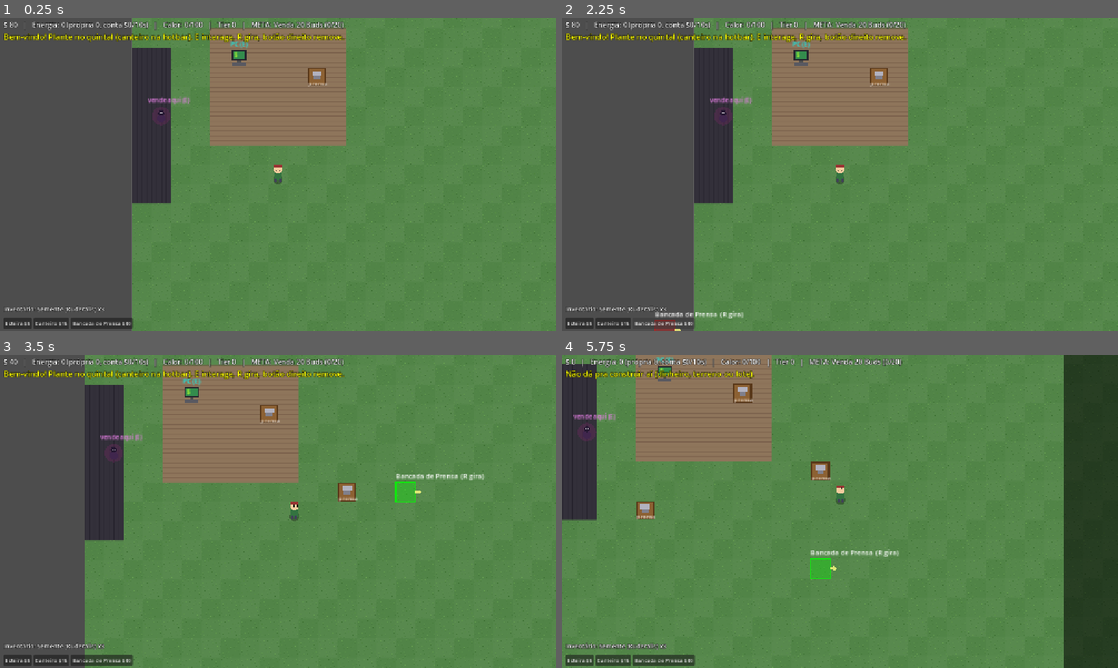
Above: before the commit, frames 1-4 (two rows, left to right).
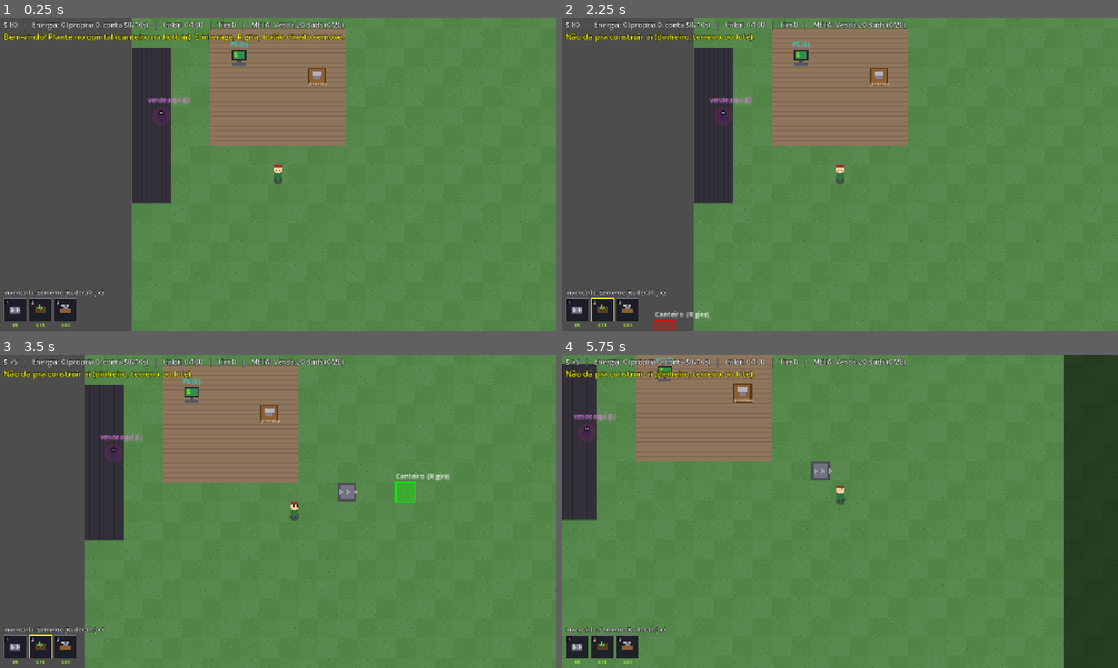
Above: after the commit, the same moments.

Repository: HendryGabriel/canabisprojectbrasiliangame
Game: Godot game, scene res://src/main.tscn
Two runs of this game, one before a commit and one after it. Both use one fixed random seed, a clock stepped at 60 frames per second and the inputs below.
Inputs (mouse positions are in pixels of both pictures, inside the frame that each line leads up to):
- Up to frame 1 (0.25 s): no input
- Up to frame 2 (2.25 s): click (578, 324) at 0.5 s, where only the run before the commit has a clickable "Esteira $5"; click (612, 324) at 1.25 s, where only the run before the commit has a clickable "Canteiro $15"; click (662, 324) at 2 s, where only the run before the commit has a clickable "Bancada de Prensa $40"
- Up to frame 3 (3.5 s): tap Enter at 2.75 s; move the mouse to (400, 495) at 2.77 s; hold D from 2.78 s (still down); tap 1 at 2.85 s; click (400, 495) at 2.92 s; tap 2 at 3.05 s
- Up to frame 4 (5.75 s): move the mouse to (728, 527) at 3.52 s; release D at 3.53 s; hold S 3.53-4.28 s; tap 2 at 3.6 s; click (728, 527) at 3.67 s; tap 3 at 3.8, 4.35 s; move the mouse to (895, 442) at 4.27 s; hold D 4.28-5.03 s; click (895, 442) at 4.42 s; tap 4 at 4.55, 5.1 s; move the mouse to (812, 574) at 5.02 s; hold W from 5.03 s (still down); click (812, 574) at 5.17 s; tap 5 at 5.3 s

The runs differ from the first frame. In frame 1, 1.5% of the frame differs, in the area x 0-24%, y 86-100%; in frame 2, 2.4%; in frame 3, 2.8%; in frame 4, 3.6%, in the area x 0-62%, y 1-100%.

Commit message:
feat: hotbar com icones e atalhos numericos
Novo src/icons.gd: icone procedural para cada predio construivel,
compartilhado entre a hotbar e as maquinas do mundo (um desenho so).
Hotbar estilo Factorio: slots com icone, badge do numero (1-9, 0),
preco (verde se da pra pagar, vermelho se nao), borda amarela no
selecionado, tooltip com nome/custo/tamanho/energia, clique ou tecla
numerica seleciona (de novo = solta).

Co-Authored-By: Claude Opus 4.8 <noreply@anthropic.com>

Diff:
--- /dev/null
+++ b/src/icons.gd
@@ -0,0 +1,141 @@
+extends Object
+# Icones procedurais dos predios: usados na hotbar (ui.gd) e nas maquinas do mundo
+# (render.gd). Um desenho so por tipo - sprites depois substituem aqui.
+
+static func desenha(ci: CanvasItem, t: String, c: Vector2, s: float = 1.0, caixa: bool = true) -> void:
+	# caixa=false: so o simbolo (usado nas maquinas do mundo, que ja tem chassi proprio)
+	match t:
+		"esteira":
+			ci.draw_rect(Rect2(c - Vector2(12, 9) * s, Vector2(24, 18) * s), Color(0.28, 0.28, 0.32), true)
+			ci.draw_rect(Rect2(c - Vector2(12, 6) * s, Vector2(24, 12) * s), Color(0.48, 0.48, 0.54), true)
+			for i in 2:
+				var b := c + Vector2((i * 12 - 6) * s, 0)
+				ci.draw_colored_polygon(PackedVector2Array([b + Vector2(5, 0) * s, b + Vector2(-3, 6) * s, b + Vector2(-3, -6) * s]), Color(0.78, 0.78, 0.84))
+		"cano":
+			ci.draw_line(c + Vector2(-11, 4) * s, c + Vector2(3, 4) * s, Color(0.55, 0.55, 0.60), 9.0 * s)
+			ci.draw_line(c + Vector2(3, 4) * s, c + Vector2(3, -10) * s, Color(0.55, 0.55, 0.60), 9.0 * s)
+			ci.draw_line(c + Vector2(-11, 4) * s, c + Vector2(3, 4) * s, Color(0.25, 0.60, 0.90), 5.0 * s)
+			ci.draw_line(c + Vector2(3, 4) * s, c + Vector2(3, -10) * s, Color(0.25, 0.60, 0.90), 5.0 * s)
+			ci.draw_circle(c + Vector2(3, 4) * s, 5.0 * s, Color(0.62, 0.62, 0.68))
+		"poco":
+			ci.draw_circle(c, 11 * s, Color(0.48, 0.48, 0.52))
+			ci.draw_circle(c, 7.5 * s, Color(0.22, 0.22, 0.26))
+			ci.draw_circle(c, 5.5 * s, Color(0.20, 0.45, 0.78))
+			ci.draw_rect(Rect2(c - Vector2(2, 16) * s, Vector2(4, 6) * s), Color(0.5, 0.35, 0.2), true)
+		"canteiro":
+			ci.draw_rect(Rect2(c - Vector2(11, 8) * s, Vector2(22, 16) * s), Color(0.36, 0.25, 0.14), true)
+			ci.draw_line(c + Vector2(-8, 0) * s, c + Vector2(8, 0) * s, Color(0.28, 0.18, 0.10), 2.0 * s)
+			_folha(ci, c + Vector2(0, 2) * s, 10.0 * s, Color(0.40, 0.75, 0.35))
+		"bancada":
+			ci.draw_rect(Rect2(c - Vector2(12, 4) * s, Vector2(24, 10) * s), Color(0.55, 0.38, 0.20), true)
+			ci.draw_rect(Rect2(c - Vector2(9, 14) * s, Vector2(18, 6) * s), Color(0.70, 0.70, 0.76), true)
+			ci.draw_rect(Rect2(c - Vector2(4, 8) * s, Vector2(8, 5) * s), Color(0.52, 0.52, 0.58), true)
+			ci.draw_line(c + Vector2(0, -14) * s, c + Vector2(0, -8) * s, Color(0.35, 0.35, 0.40), 3.0 * s)
+		"maq_pura":
+			if caixa:
+				_caixa(ci, c, s, Color(0.42, 0.55, 0.30))
+			_folha(ci, c + Vector2(0, 7) * s, 13.0 * s, Color(0.55, 0.88, 0.40))
+		"maq_semente":
+			if caixa:
+				_caixa(ci, c, s, Color(0.45, 0.52, 0.25))
+			ci.draw_circle(c, 5 * s, Color(0.45, 0.30, 0.15))
+			ci.draw_circle(c + Vector2(1.5, -1.5) * s, 2 * s, Color(0.68, 0.52, 0.32))
+		"estufa_mini", "estufa_grande":
+			var w := (10.0 if t == "estufa_mini" else 13.0) * s
+			ci.draw_colored_polygon(PackedVector2Array([c + Vector2(-w, -2 * s), c + Vector2(0, -12 * s), c + Vector2(w, -2 * s)]), Color(0.80, 0.92, 0.95))
+			ci.draw_rect(Rect2(c + Vector2(-w, -2 * s), Vector2(w * 2, 12 * s)), Color(0.65, 0.85, 0.90, 0.85), true)
+			ci.draw_line(c + Vector2(0, -2 * s), c + Vector2(0, 10 * s), Color.WHITE, 1.5)
+			_folha(ci, c + Vector2(0, 9) * s, 7.0 * s, Color(0.30, 0.65, 0.30))
+		"maq_blend":
+			if caixa:
+				_caixa(ci, c, s, Color(0.65, 0.45, 0.20))
+			ci.draw_line(c + Vector2(-8, -6) * s, c + Vector2(8, 6) * s, Color.WHITE, 3.0 * s)
+			ci.draw_line(c + Vector2(-8, 6) * s, c + Vector2(8, -6) * s, Color(1, 0.8, 0.4), 3.0 * s)
+		"maq_baseado":
+			if caixa:
+				_caixa(ci, c, s, Color(0.70, 0.65, 0.45))
+			ci.draw_colored_polygon(PackedVector2Array([c + Vector2(-9, 6) * s, c + Vector2(9, -2) * s, c + Vector2(7, -6) * s, c + Vector2(-9, 2) * s]), Color.WHITE)
+			ci.draw_circle(c + Vector2(-9, 4) * s, 2.5 * s, Color.ORANGE)
+		"maq_haxixe":
+			if caixa:
+				_caixa(ci, c, s, Color(0.42, 0.28, 0.14))
+			ci.draw_rect(Rect2(c - Vector2(8, 5) * s, Vector2(16, 10) * s), Color(0.28, 0.17, 0.08), true)
+			ci.draw_rect(Rect2(c - Vector2(8, 5) * s, Vector2(16, 10) * s), Color(0.5, 0.35, 0.2), false, 1.5)
+		"maq_ice":
+			if caixa:
+				_caixa(ci, c, s, Color(0.45, 0.65, 0.75))
+			for i in 3:
+				var ang := i * PI / 3
+				ci.draw_line(c - Vector2(cos(ang), sin(ang)) * 8 * s, c + Vector2(cos(ang), sin(ang)) * 8 * s, Color.WHITE, 2.0 * s)
+		"maq_cbd":
+			if caixa:
+				_caixa(ci, c, s, Color(0.25, 0.55, 0.50))
+			ci.draw_circle(c + Vector2(0, 3) * s, 5 * s, Color(0.75, 0.95, 0.85))
+			ci.draw_colored_polygon(PackedVector2Array([c + Vector2(0, -9) * s, c + Vector2(-4.5, -1) * s, c + Vector2(4.5, -1) * s]), Color(0.75, 0.95, 0.85))
+		"extrator_madeira":
+			if caixa:
+				_caixa(ci, c, s, Color(0.45, 0.32, 0.18))
+			ci.draw_circle(c, 7 * s, Color(0.75, 0.75, 0.78))
+			for i in 8:
+				var ang := i * PI / 4
+				ci.draw_circle(c + Vector2(cos(ang), sin(ang)) * 7 * s, 1.5 * s, Color(0.55, 0.55, 0.58))
+			ci.draw_circle(c, 2 * s, Color(0.4, 0.4, 0.44))
+		"fab_seda":
+			if caixa:
+				_caixa(ci, c, s, Color(0.72, 0.72, 0.68))
+			ci.draw_rect(Rect2(c - Vector2(5, 7) * s, Vector2(10, 14) * s), Color.WHITE, true)
+			ci.draw_line(c + Vector2(-3, -3) * s, c + Vector2(3, -3) * s, Color(0.6, 0.6, 0.6), 1.0)
+			ci.draw_line(c + Vector2(-3, 0) * s, c + Vector2(3, 0) * s, Color(0.6, 0.6, 0.6), 1.0)
+			ci.draw_line(c + Vector2(-3, 3) * s, c + Vector2(3, 3) * s, Color(0.6, 0.6, 0.6), 1.0)
+		"fab_gelo":
+			if caixa:
+				_caixa(ci, c, s, Color(0.60, 0.75, 0.85))
+			ci.draw_rect(Rect2(c - Vector2(6, 6) * s, Vector2(12, 12) * s), Color(0.80, 0.92, 1.0, 0.9), true)
+			ci.draw_rect(Rect2(c - Vector2(6, 6) * s, Vector2(12, 12) * s), Color.WHITE, false, 1.5)
+		"extrator_areia":
+			if caixa:
+				_caixa(ci, c, s, Color(0.70, 0.60, 0.40))
+			ci.draw_line(c + Vector2(-4, 8) * s, c + Vector2(2, -4) * s, Color(0.5, 0.35, 0.2), 2.5 * s)
+			ci.draw_colored_polygon(PackedVector2Array([c + Vector2(0, -8) * s, c + Vector2(7, -5) * s, c + Vector2(2, -2) * s]), Color(0.72, 0.72, 0.78))
+		"fornalha":
+			if caixa:
+				_caixa(ci, c, s, Color(0.45, 0.30, 0.25))
+			ci.draw_rect(Rect2(c - Vector2(8, 3) * s, Vector2(16, 10) * s), Color(0.15, 0.10, 0.10), true)
+			ci.draw_colored_polygon(PackedVector2Array([c + Vector2(-5, 7) * s, c + Vector2(0, -3) * s, c + Vector2(5, 7) * s]), Color(1.0, 0.55, 0.10))
+			ci.draw_colored_polygon(PackedVector2Array([c + Vector2(-2, 7) * s, c + Vector2(0, 1) * s, c + Vector2(2, 7) * s]), Color(1.0, 0.85, 0.30))
+		"gerador":
+			if caixa:
+				_caixa(ci, c, s, Color(0.30, 0.30, 0.28))
+			ci.draw_colored_polygon(PackedVector2Array([c + Vector2(2, -10) * s, c + Vector2(-6, 2) * s, c + Vector2(-1, 2) * s, c + Vector2(-3, 10) * s, c + Vector2(6, -2) * s, c + Vector2(1, -2) * s]), Color.YELLOW)
+		"solar":
+			ci.draw_rect(Rect2(c - Vector2(11, 9) * s, Vector2(22, 18) * s), Color(0.12, 0.16, 0.35), true)
+			for i in range(1, 3):
+				ci.draw_line(c + Vector2(-11 + 22 * i / 3.0, -9) * s, c + Vector2(-11 + 22 * i / 3.0, 9) * s, Color(0.4, 0.5, 0.8), 1.5)
+			ci.draw_line(c + Vector2(-11, 0) * s, c + Vector2(11, 0) * s, Color(0.4, 0.5, 0.8), 1.5)
+			ci.draw_line(c + Vector2(-8, -5) * s, c + Vector2(-4, -9) * s, Color(0.9, 0.95, 1.0), 2.0)
+		"filtro":
+			if caixa:
+				_caixa(ci, c, s, Color(0.28, 0.28, 0.32))
+			for i in 3:
+				var a := i * TAU / 3 + 0.5
+				ci.draw_colored_polygon(PackedVector2Array([c, c + Vector2(cos(a), sin(a)) * 8 * s, c + Vector2(cos(a + 0.5), sin(a + 0.5)) * 8 * s]), Color(0.62, 0.62, 0.68))
+			ci.draw_circle(c, 2.5 * s, Color(0.18, 0.18, 0.20))
+		_:
+			ci.draw_circle(c, 9 * s, Color.GRAY)
+
+
+static func _caixa(ci: CanvasItem, c: Vector2, s: float, cor: Color) -> void:
+	# chassi padrao de maquina, atras do icone
+	ci.draw_rect(Rect2(c - Vector2(12, 11) * s, Vector2(24, 22) * s), cor.darkened(0.3), true)
+	ci.draw_rect(Rect2(c - Vector2(10, 9) * s, Vector2(20, 18) * s), cor, true)
+	ci.draw_rect(Rect2(c - Vector2(12, 11) * s, Vector2(24, 22) * s), cor.lightened(0.25), false, 1.5)
+
+
+static func _folha(ci: CanvasItem, base: Vector2, altura: float, cor: Color) -> void:
+	ci.draw_line(base, base + Vector2(0, -altura), Color(0.25, 0.40, 0.15), 2.0)
+	for i in 3:
+		var h := altura * (0.35 + i * 0.3)
+		var w := altura * (0.55 - i * 0.12)
+		var o := base + Vector2(0, -h)
+		ci.draw_colored_polygon(PackedVector2Array([o, o + Vector2(-w, -3), o + Vector2(-w * 0.5, -6)]), cor)
+		ci.draw_colored_polygon(PackedVector2Array([o, o + Vector2(w, -3), o + Vector2(w * 0.5, -6)]), cor)
--- a/src/render.gd
+++ b/src/render.gd
@@ -4,6 +4,7 @@
 # sem tocar na simulacao.
 
 const TILE := 32
+const Icons := preload("res://src/icons.gd")
 
 # cor base por cepa (folha/bud/chip nas maquinas)
 const COR_CEPA := {
@@ -309,50 +310,8 @@
 	_badge_saida(e, px)
 
 
-func _icone_maquina(t: String, c: Vector2, px: Rect2) -> void:
-	match t:
-		"maq_pura":     # folha grande
-			_draw_planta(c + Vector2(0, 9), 15.0, Color(0.55, 0.85, 0.40))
-		"maq_blend":    # duas setas se cruzando
-			draw_line(c + Vector2(-8, -6), c + Vector2(8, 6), Color.WHITE, 3.0)
-			draw_line(c + Vector2(-8, 6), c + Vector2(8, -6), Color(1, 0.8, 0.4), 3.0)
-		"maq_haxixe":   # tijolo marrom
-			draw_rect(Rect2(c - Vector2(9, 6), Vector2(18, 12)), Color(0.30, 0.18, 0.08), true)
-			draw_rect(Rect2(c - Vector2(9, 6), Vector2(18, 12)), Color(0.5, 0.35, 0.2), false, 1.5)
-		"maq_ice":      # floco de neve
-			for i in 3:
-				var ang := i * PI / 3
-				draw_line(c - Vector2(cos(ang), sin(ang)) * 9, c + Vector2(cos(ang), sin(ang)) * 9, Color.WHITE, 2.0)
-		"maq_cbd":      # gota + frasco
-			draw_circle(c + Vector2(0, 2), 6, Color(0.75, 0.95, 0.85))
-			draw_colored_polygon(PackedVector2Array([c + Vector2(0, -10), c + Vector2(-5, -1), c + Vector2(5, -1)]), Color(0.75, 0.95, 0.85))
-		"maq_baseado":  # cone de baseado
-			draw_colored_polygon(PackedVector2Array([c + Vector2(-10, 6), c + Vector2(10, -2), c + Vector2(8, -6), c + Vector2(-10, 2)]), Color.WHITE)
-			draw_circle(c + Vector2(-10, 4), 2.5, Color.ORANGE)
-		"maq_semente":  # semente
-			draw_circle(c, 5, Color(0.45, 0.30, 0.15))
-			draw_circle(c + Vector2(1, -1), 2, Color(0.65, 0.50, 0.30))
-		"extrator_madeira":  # serra circular
-			draw_circle(c, 8, Color(0.75, 0.75, 0.78))
-			for i in 8:
-				var ang := i * PI / 4
-				draw_circle(c + Vector2(cos(ang), sin(ang)) * 8, 1.5, Color(0.55, 0.55, 0.58))
-		"fab_seda":     # folha de papel
-			draw_rect(Rect2(c - Vector2(6, 8), Vector2(12, 16)), Color.WHITE, true)
-			draw_line(c + Vector2(-3, -4), c + Vector2(3, -4), Color(0.6, 0.6, 0.6), 1.0)
-			draw_line(c + Vector2(-3, 0), c + Vector2(3, 0), Color(0.6, 0.6, 0.6), 1.0)
-		"fab_gelo":     # cubo de gelo
-			draw_rect(Rect2(c - Vector2(7, 7), Vector2(14, 14)), Color(0.80, 0.92, 1.0, 0.9), true)
-			draw_rect(Rect2(c - Vector2(7, 7), Vector2(14, 14)), Color.WHITE, false, 1.5)
-		"extrator_areia":  # pa
-			draw_line(c + Vector2(-4, 8), c + Vector2(2, -4), Color(0.5, 0.35, 0.2), 2.5)
-			draw_colored_polygon(PackedVector2Array([c + Vector2(0, -8), c + Vector2(7, -5), c + Vector2(2, -2)]), Color(0.7, 0.7, 0.75))
-		"fornalha":     # boca de fogo
-			draw_rect(Rect2(c - Vector2(8, 4), Vector2(16, 10)), Color(0.15, 0.10, 0.10), true)
-			draw_colored_polygon(PackedVector2Array([c + Vector2(-5, 6), c + Vector2(0, -4), c + Vector2(5, 6)]), Color(1.0, 0.55, 0.10))
-			draw_colored_polygon(PackedVector2Array([c + Vector2(-2, 6), c + Vector2(0, 0), c + Vector2(2, 6)]), Color(1.0, 0.85, 0.30))
-		_:
-			draw_string(_fonte, px.position + Vector2(4, px.size.y / 2), t, HORIZONTAL_ALIGNMENT_LEFT, px.size.x, 10, Color.WHITE)
+func _icone_maquina(t: String, c: Vector2, _px: Rect2) -> void:
+	Icons.desenha(self, t, c, 1.0, false)  # mesmo icone da hotbar, sem o chassi
 
 
 func _draw_bancada(e: Dictionary, px: Rect2) -> void:
--- a/src/ui.gd
+++ b/src/ui.gd
@@ -2,9 +2,13 @@
 # HUD + hotbar de construcao + loja do PC + mensagens + vitoria. Tudo em codigo.
 
 const TILE := 32
+const Icons := preload("res://src/icons.gd")
+
+const NUM_KEYS := [KEY_1, KEY_2, KEY_3, KEY_4, KEY_5, KEY_6, KEY_7, KEY_8, KEY_9, KEY_0]
 
 var build_type := ""
 var rot := 1  # 0 N, 1 E, 2 S, 3 O
+var _slots_tipos: Array = []  # ordem dos predios na hotbar (p/ teclas 1-9,0)
 var _topo: Label
 var _inv_lbl: Label
 var _msg_lbl: Label
@@ -17,12 +21,13 @@
 
 func _ready() -> void:
 	_topo = _label(Vector2(8, 4), 16)
-	_inv_lbl = _label(Vector2(8, 660), 14)
+	_inv_lbl = _label(Vector2(8, 622), 14)
 	_msg_lbl = _label(Vector2(8, 30), 18)
 	_msg_lbl.modulate = Color.YELLOW
 
 	_hotbar = HBoxContainer.new()
-	_hotbar.position = Vector2(8, 690)
+	_hotbar.position = Vector2(8, 644)
+	_hotbar.add_theme_constant_override("separation", 4)
 	add_child(_hotbar)
 
 	_shop = PanelContainer.new()
@@ -85,16 +90,12 @@
 func _monta_hotbar() -> void:
 	for c in _hotbar.get_children():
 		c.queue_free()
+	_slots_tipos = []
 	for t in Defs.PREDIOS:
-		var d: Dictionary = Defs.PREDIOS[t]
-		if d["tier"] > Sim.tier:
+		if Defs.PREDIOS[t]["tier"] > Sim.tier:
 			continue
-		var b := Button.new()
-		b.text = "%s $%d" % [d["nome"].split(" (")[0], d["custo"]]
-		b.add_theme_font_size_override("font_size", 12)
-		b.pressed.connect(func(): build_type = t; get_viewport().gui_release_focus())
-	# hotbar nova a cada tier — predios demais? scroll fica pro v2
-		_hotbar.add_child(b)
+		_slots_tipos.append(t)
+		_hotbar.add_child(Slot.new(t, _slots_tipos.size(), self))
 
 
 func _unhandled_input(ev: InputEvent) -> void:
@@ -111,6 +112,11 @@
 				toggle_shop()
 			KEY_Q:
 				build_type = ""
+			_:
+				# teclas 1-9,0 selecionam o slot da hotbar (aperta de novo = solta)
+				var idx := NUM_KEYS.find(ev.physical_keycode)
+				if idx >= 0 and idx < _slots_tipos.size() and not _shop.visible:
+					build_type = "" if build_type == _slots_tipos[idx] else _slots_tipos[idx]
 	elif ev is InputEventMouseButton and ev.pressed and not _shop.visible:
 		var cell := _mouse_cell()
 		if ev.button_index == MOUSE_BUTTON_LEFT and build_type != "":
@@ -192,6 +198,48 @@
 	return l
 
 
+class Slot extends Control:
+	# slot da hotbar: icone procedural + numero do atalho + preco
+	var tipo := ""
+	var num := 0
+	var dono: CanvasLayer
+
+	func _init(t: String, n: int, u: CanvasLayer) -> void:
+		tipo = t
+		num = n
+		dono = u
+		custom_minimum_size = Vector2(54, 70)
+		var d: Dictionary = Defs.PREDIOS[t]
+		var extra := ""
+		if d["energia"] > 0:
+			extra = "\nEnergia: %d" % d["energia"]
+		elif d["energia"] < 0:
+			extra = "\nGera energia: %d" % -d["energia"]
+		tooltip_text = "%s\nCusto: $%d — %dx%d%s" % [d["nome"], d["custo"], d["tam"].x, d["tam"].y, extra]
+
+	func _process(_d: float) -> void:
+		queue_redraw()
+
+	func _draw() -> void:
+		var d: Dictionary = Defs.PREDIOS[tipo]
+		var sel: bool = dono.build_type == tipo
+		var pode: bool = Sim.money >= d["custo"]
+		draw_rect(Rect2(1, 1, 52, 52), Color(0.10, 0.10, 0.14, 0.92), true)
+		Icons.desenha(self, tipo, Vector2(27, 28), 1.0)
+		if not pode:
+			draw_rect(Rect2(1, 1, 52, 52), Color(0, 0, 0, 0.55), true)
+		draw_rect(Rect2(1, 1, 52, 52), Color.YELLOW if sel else Color(0.42, 0.42, 0.48), false, 2.0 if sel else 1.0)
+		if num <= 10:
+			draw_rect(Rect2(3, 3, 12, 13), Color(0, 0, 0, 0.6), true)
+			draw_string(ThemeDB.fallback_font, Vector2(6, 14), str(num % 10), HORIZONTAL_ALIGNMENT_LEFT, -1, 11, Color.WHITE)
+		draw_string(ThemeDB.fallback_font, Vector2(0, 66), "$%d" % d["custo"], HORIZONTAL_ALIGNMENT_CENTER, 54, 11, Color.GREEN_YELLOW if pode else Color(1, 0.4, 0.4))
+
+	func _gui_input(ev: InputEvent) -> void:
+		if ev is InputEventMouseButton and ev.pressed and ev.button_index == MOUSE_BUTTON_LEFT:
+			dono.build_type = "" if dono.build_type == tipo else tipo
+			accept_event()
+
+
 func _on_vitoria() -> void:
 	var v := _label(Vector2(240, 280), 34)
 	v.text = "VOCÊ VIROU O MAIOR PRODUTOR!\n(o sandbox continua — GDD §1)"
